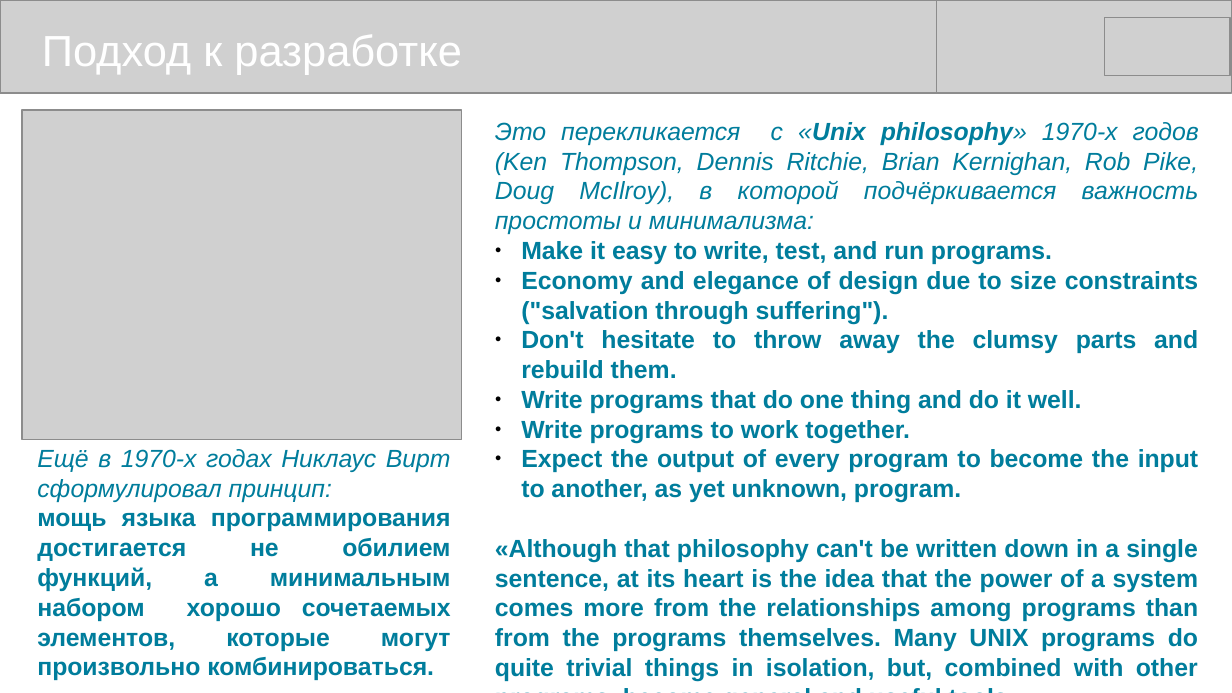
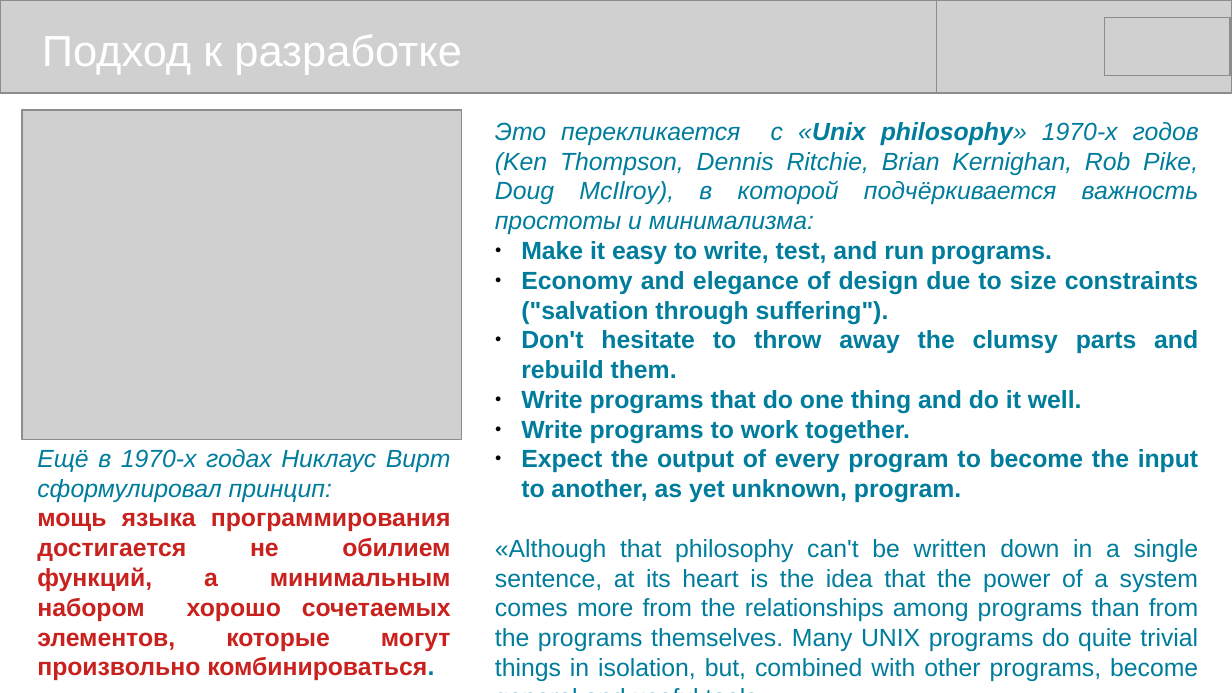
Before and after one commit to mike-shock/Go_language, a slide deck: slide 5 of view/Go_View.odp. Drawn at 1232x693 pixels with LibreOffice and Linux fonts; fonts in the diff are those of the drawing; grey boxes stand for pictures. Boxes give left, top, right and bottom in pixels: in the first picture for what was removed or moved away, otherwise in the second. Text is boxed around its words. In the diff, an @@ line names an element or a change of style, - is before the commit and + after.

```diff
--- a/view/Go_View.odp
+++ b/view/Go_View.odp
@@ text at (37,512,451,680): text colour #007D9C to #C9211E in "мощь языка программирования достигается не обилием функций, ..." @@
@@ text at (495,539,1199,681): bold off in "«Although that philosophy can't be written down ..." @@
```
Also in this commit, not shown: 12 other slides changed, 3 other files.
